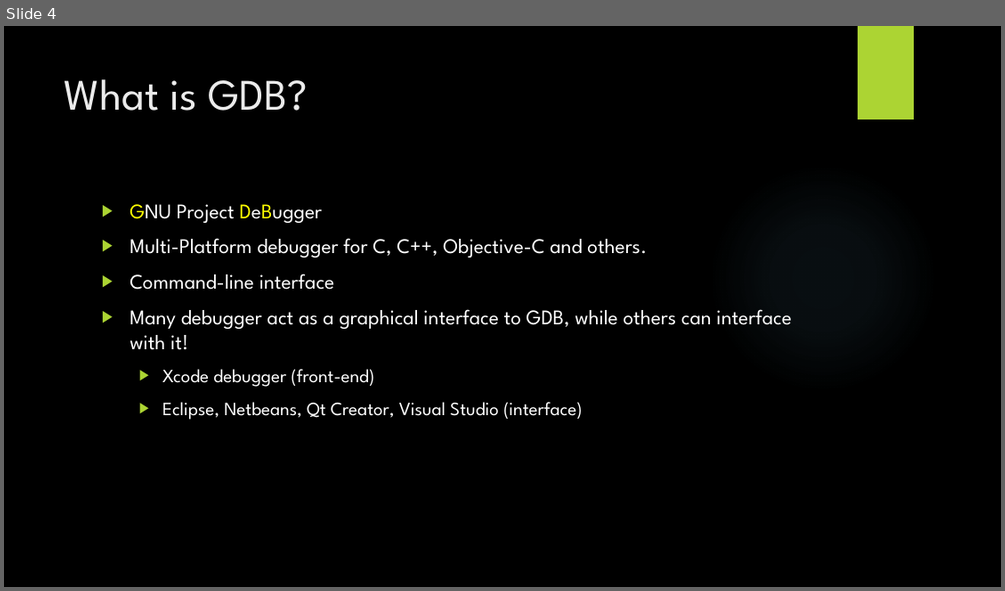
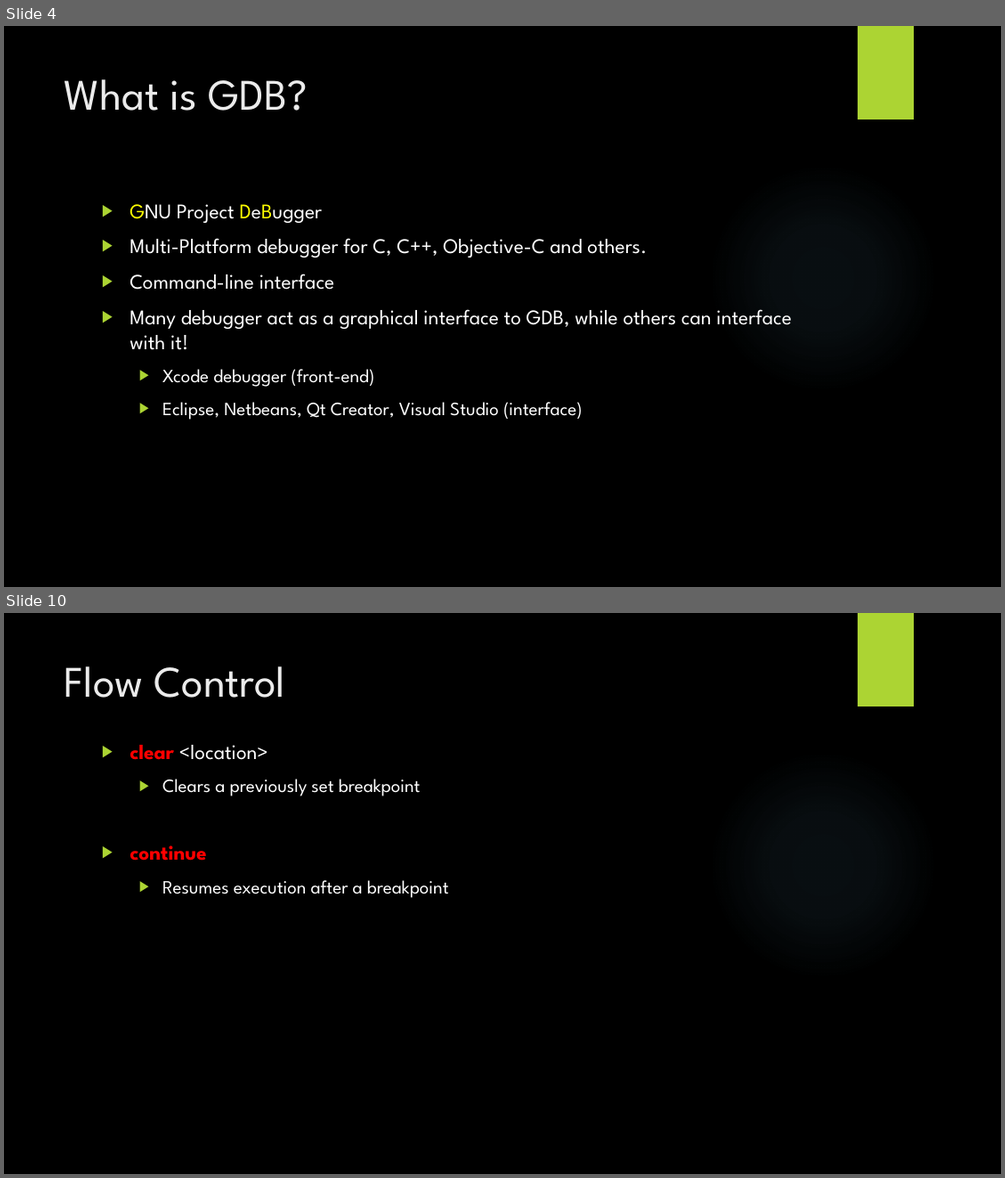
Before and after one commit to mbaccia514/LUG, a slide deck: GDB and Git.pptx. Shown one above the other, each under a label of ours: slide 4 before the commit, slides 4 and 10 after it; the slides between them are not shown. The pictures are 1005x591 and 1005x1178 pixels, drawn with LibreOffice and Linux fonts; fonts in the diff are those of the drawing; background and template pictures are left out. Boxes give left, top, right and bottom in pixels: in the first picture for what was removed or moved away, otherwise in the second. Text is boxed around its words. In the diff, an @@ line names an element or a change of style, - is before the commit and + after.

```diff
--- a/GDB and Git.pptx
+++ b/GDB and Git.pptx
@@ slide 10 added at bbox=[4, 613, 1001, 1174], background picture (left out); not listed: 2 template elements that a slide beside it also shows @@
@@ title added at bbox=[65, 666, 285, 698], 42 pt, text #EBEBEB @@
+Flow Control
@@ text added at bbox=[129, 745, 449, 898], 18 pt, text #FFFFFF @@
+▶ clear <location>
+  ▶ Clears a previously set breakpoint
+▶ continue
+  ▶ Resumes execution after a breakpoint
```
Also in this commit, not shown: 1 slide changed, 7 other slides added, 4 other files.
